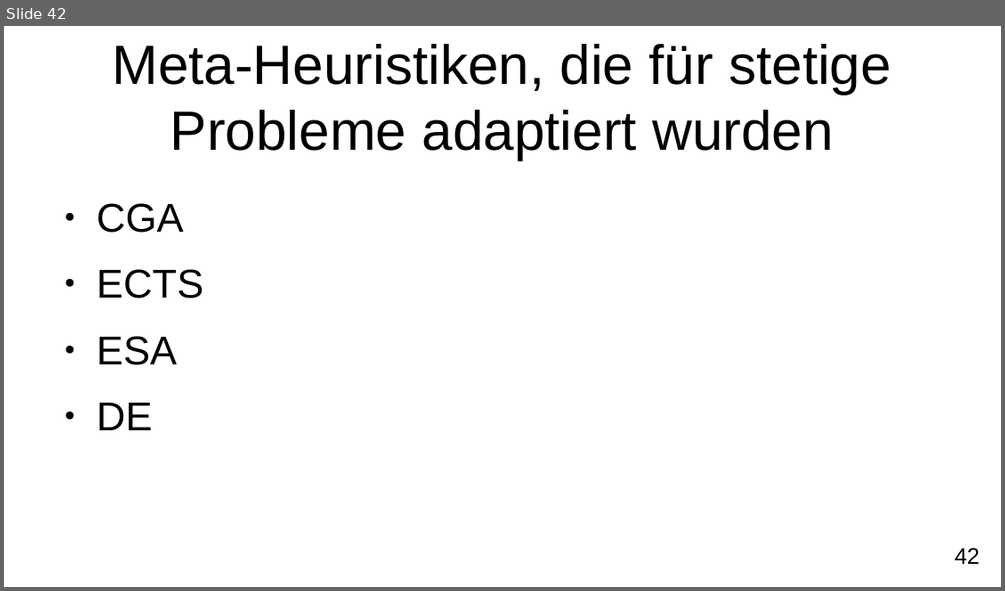
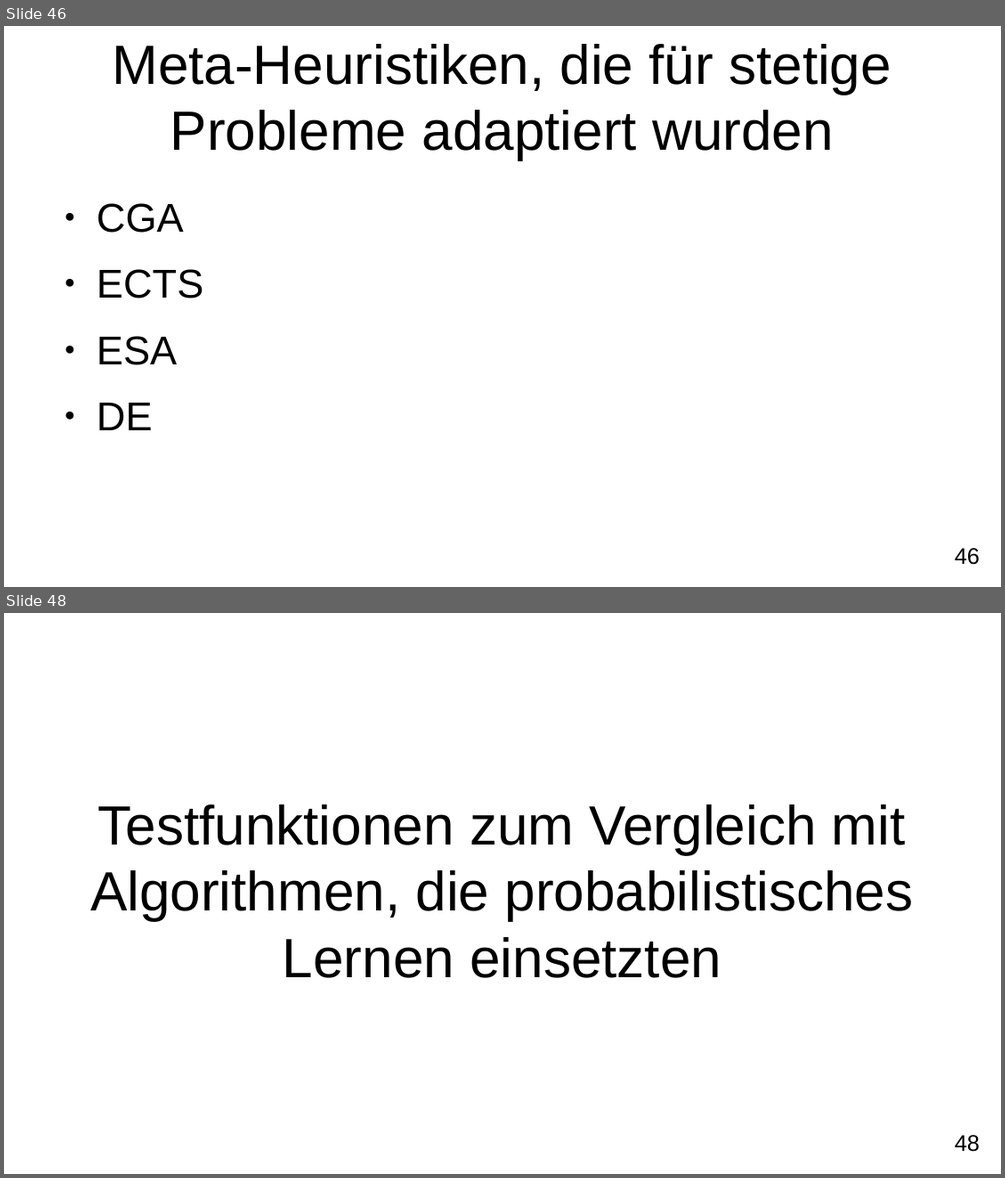
Before and after one commit to FXJackAll/Masterarbeit_Code, a slide deck: Masterarbeit_Verteidigung/Masterarbeit_Verteidigung.odp. Shown one above the other, each under a label of ours: slide 42 before the commit, slides 46 and 48 after it; the slides between them are not shown. The pictures are 1005x591 and 1005x1178 pixels, drawn with LibreOffice and Linux fonts; fonts in the diff are those of the drawing; background and template pictures are left out. Boxes give left, top, right and bottom in pixels: in the first picture for what was removed or moved away, otherwise in the second. Text is boxed around its words. In the diff, an @@ line names an element or a change of style, - is before the commit and + after.

```diff
--- a/Masterarbeit_Verteidigung/Masterarbeit_Verteidigung.odp
+++ b/Masterarbeit_Verteidigung/Masterarbeit_Verteidigung.odp
@@ slide 48 added at [4,613,1001,1174], background #FFFFFF; not listed: 1 template element that a slide beside it also shows @@
@@ title added at [90,804,914,978], 44 pt, text #000000 @@
+Testfunktionen zum Vergleich mit Algorithmen, die probabilistisches Lernen einsetzten
@@ what was slide 42 is now slide 46 @@
@@ page number at [955,548,979,564]: text changed @@
-42
+46
```
Also in this commit, not shown: 10 slides changed, 12 other slides added, 4 slides removed, 8 other files.
